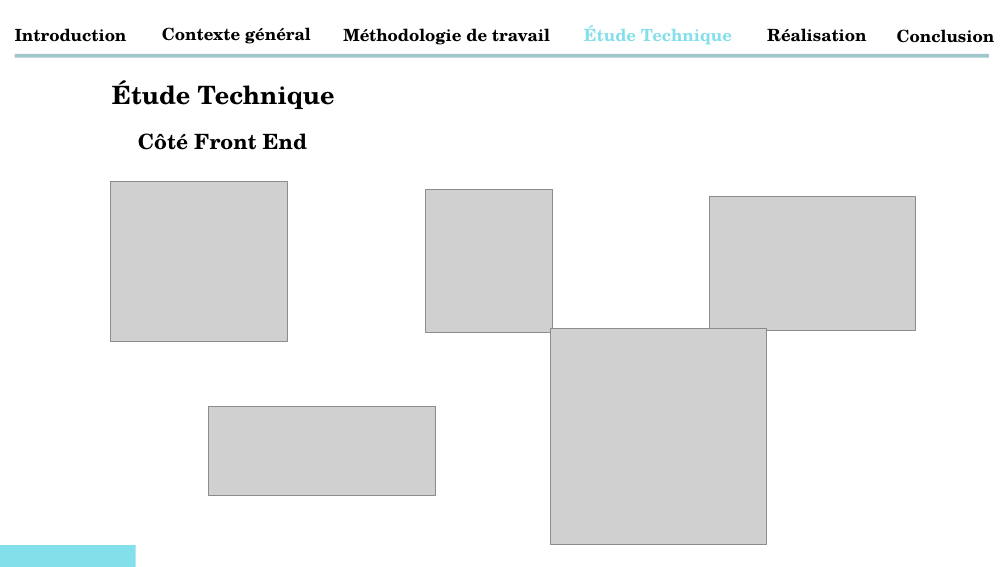
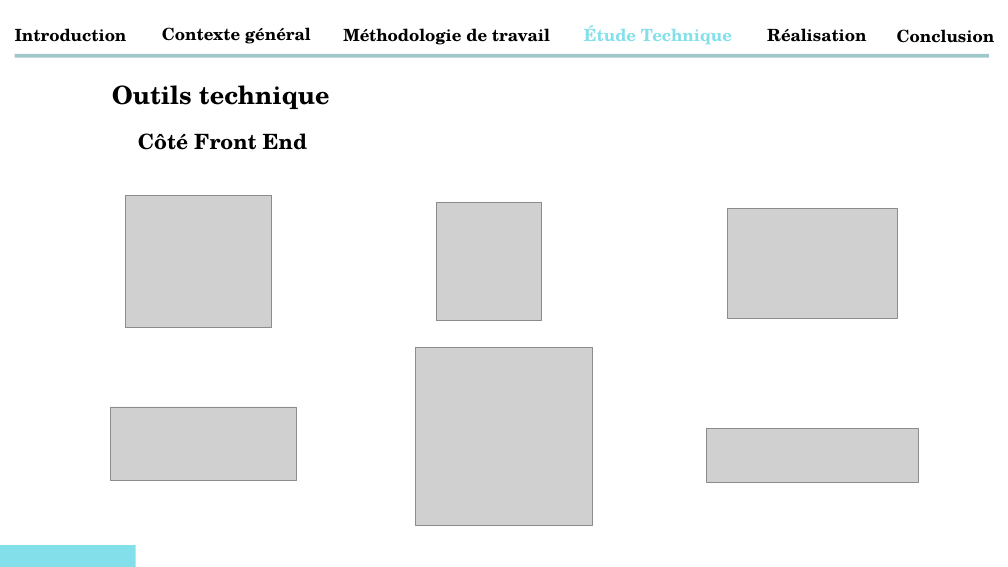
Before and after one commit to abdessamadtanafaat/AdminDashboard, a slide deck: slide 18 of PRESENTATION PFA/Presentatin PFA .pptx (slide 10 before the commit). Drawn at 1008x567 pixels with LibreOffice and Linux fonts; fonts in the diff are those of the drawing; grey boxes stand for pictures. Boxes give left, top, right and bottom in pixels: in the first picture for what was removed or moved away, otherwise in the second. Text is boxed around its words. In the diff, an @@ line names an element or a change of style, - is before the commit and + after.

```diff
--- a/PRESENTATION PFA/Presentatin PFA .pptx
+++ b/PRESENTATION PFA/Presentatin PFA .pptx
@@ text at (x1=112, y1=85, x2=330, y2=109): text changed @@
-Étude Technique
+Outils technique
@@ picture resized from (x1=110, y1=181, x2=287, y2=341) to (x1=126, y1=196, x2=271, y2=327) @@
@@ picture resized from (x1=426, y1=190, x2=553, y2=333) to (x1=436, y1=203, x2=541, y2=320) @@
@@ picture resized from (x1=710, y1=197, x2=916, y2=330) to (x1=728, y1=209, x2=898, y2=318) @@
@@ picture resized from (x1=551, y1=328, x2=767, y2=544) to (x1=415, y1=347, x2=593, y2=525) @@
@@ picture resized from (x1=208, y1=407, x2=435, y2=495) to (x1=110, y1=407, x2=297, y2=480) @@
@@ picture added at (x1=707, y1=429, x2=918, y2=482) @@
```
Also in this commit, not shown: 6 other slides changed, 11 slides added, 1 other file.
